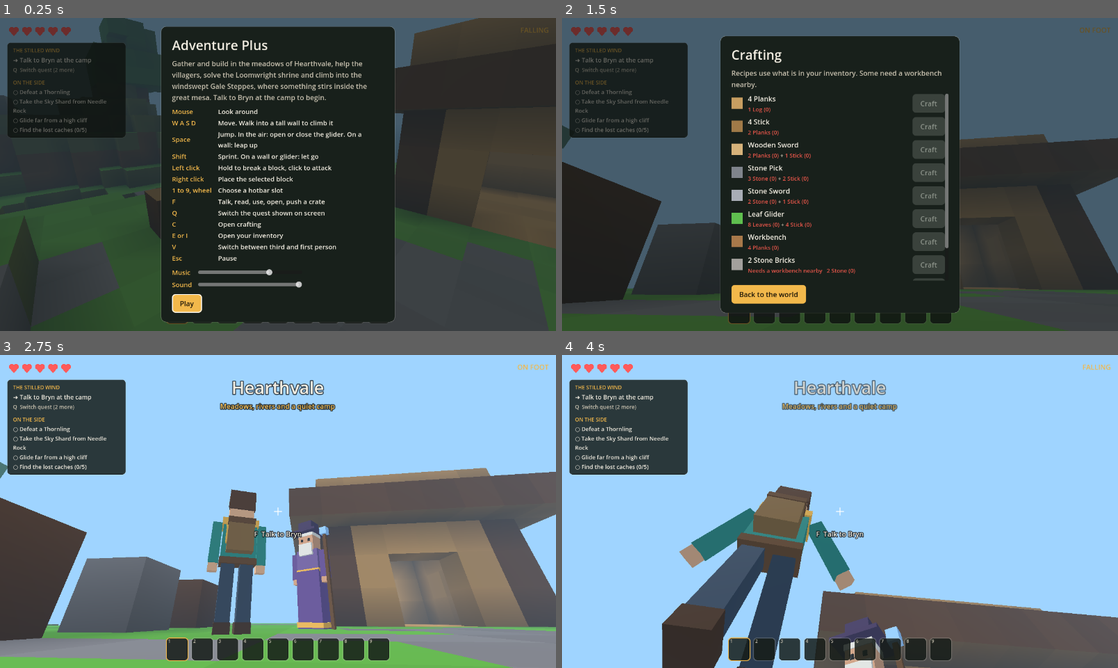
Above: before the commit, frames 1-4 (two rows, left to right).
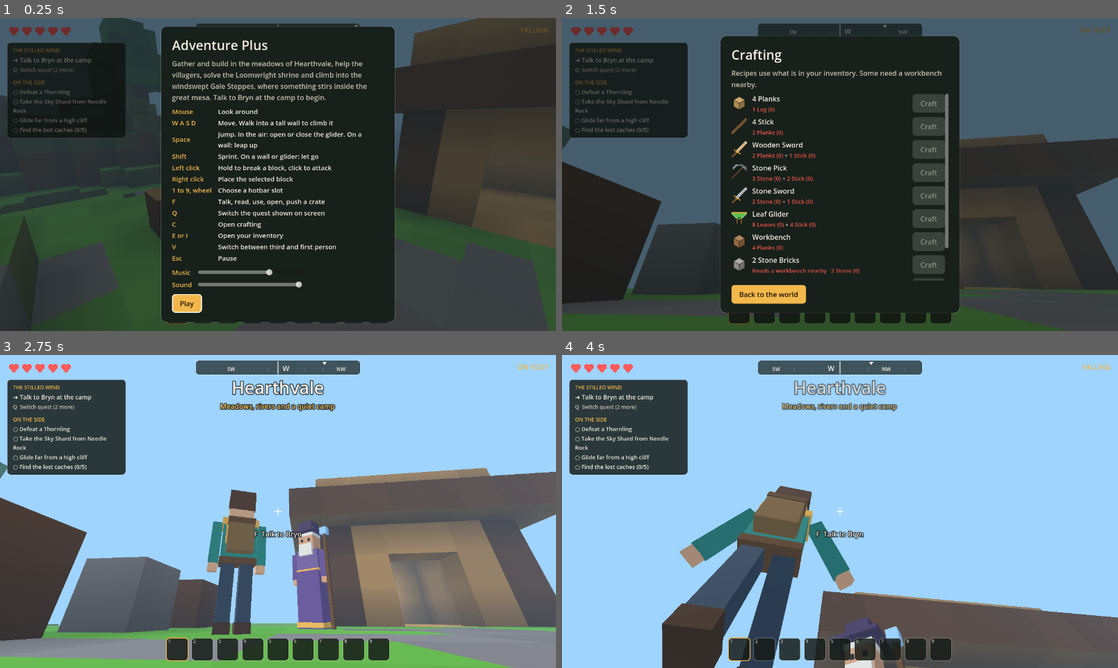
Above: after the commit, the same moments.

Repository: andrewsmith4501-oss/adventure-plus
Game: Godot game, scene res://main.tscn
Two runs of this game, one before a commit and one after it. Both use one fixed random seed, a clock stepped at 60 frames per second and the inputs below.
Inputs (mouse positions are in pixels of both pictures, inside the frame that each line leads up to):
- Up to frame 1 (0.25 s): no input
- Up to frame 2 (1.5 s): click "Play" at 0.5 s; tap Enter at 1.25 s; move the mouse to (867, 174) at 1.27 s; hold W from 1.28 s (still down); tap C at 1.35 s; click (867, 174) at 1.42 s
- Up to frame 3 (2.75 s): tap Space at 1.52 s; release W at 2 s; click "Back to the world" at 2 s
- Up to frame 4 (4 s): tap Space at 2.75, 3.02 s; move the mouse to (812, 511) at 2.77 s; hold W 2.78-3.5 s; tap E at 2.85 s; click (812, 511) at 2.92 s; click "Back to the world" at 3.5 s

The runs differ from the first frame. In frame 1, 0.3% of the frame differs, in the area x 35-65%, y 1-3%; in frame 2, 3.1%, in the area x 30-65%, y 1-82%; in frame 3, 1.3%; in frame 4, 1.3%.

Commit message:
Draw tool icons and add a compass strip
Hotbar, inventory and crafting now show pixel-art sprites for tools and
items and small cubes for blocks. A compass at the top of the screen
shows the heading, a camp marker and a marker for the tracked quest.

Co-Authored-By: Claude Opus 5.5 <noreply@anthropic.com>
Claude-Session: https://claude.ai/code/session_01PrQutiNcM2AJDduNbmEftg

Diff:
--- a/scripts/game.gd
+++ b/scripts/game.gd
@@ -488,6 +488,8 @@
 			"need": "Already crafted" if owned else " + ".join(parts).replace("nearby[/color] + ", "nearby[/color]   "),
 			"ok": ok,
 			"color": items[out]["color"],
+			"id": out,
+			"item": items[out],
 		})
 	return rows
 
@@ -1026,6 +1028,7 @@
 	if player.wind.length() > 1.0:
 		state = "Gust!"
 	hud.set_state(state)
+	hud.set_compass(-player.cam_yaw, _compass_markers())
 	_beacon_mat.albedo_color.a = 0.2 + sin(_time * 2.0) * 0.08
 
 	# Wind rushing past while gliding.
@@ -1033,6 +1036,39 @@
 	if running and player.mode == "glide":
 		glide_level = clampf(player.vel.length() / 14.0, 0.2, 0.7)
 	audio.set_loop("glide_wind", glide_level)
+
+
+## Where the tracked quest wants you to go next, or null.
+func _quest_target():
+	var title: String = quests[tracked]["title"]
+	if title == "The Stilled Wind":
+		if not done.has("talk") or done.has("node"):
+			return bryn.pos
+		return Vector3(World.HOLLOW_X0 - 6, World.HOLLOW_FY, World.MESA_CZ)
+	if title == "A Bridge for Wren":
+		if done.has("bridge") and done.has("wren_talk") or not done.has("wren_talk"):
+			return wren.pos
+		var a: Vector2i = world.ford["a"]
+		return Vector3(a.x + 3, 0, a.y)
+	if title == "The Hearthroot Shrine" and not done.has("shrine_chest"):
+		if not done.has("shrine_find"):
+			return Vector3(World.SHRINE_X0 - 5, World.SHRINE_FY, (World.SHRINE_Z0 + World.SHRINE_Z1) / 2.0)
+		return null
+	return null
+
+
+func _bearing(to: Vector3) -> float:
+	return atan2(to.x - player.pos.x, -(to.z - player.pos.z))
+
+
+func _compass_markers() -> Array:
+	var out := [{"bearing": _bearing(Vector3(World.CAMP_X, 0, World.CAMP_Z)), "color": Color("f4efe3"), "label": "Camp"}]
+	var t = _quest_target()
+	if t != null:
+		var tv: Vector3 = t
+		if Vector2(tv.x - player.pos.x, tv.z - player.pos.z).length() > 4.0:
+			out.append({"bearing": _bearing(tv), "color": Color("f2b84b"), "label": "Quest"})
+	return out
 
 
 func _update_region(dt: float) -> void:
--- a/scripts/hud.gd
+++ b/scripts/hud.gd
@@ -49,7 +49,194 @@
 			draw_arc(c, 17.0, -PI / 2.0, -PI / 2.0 + TAU * value, 40, col, 6.0, true)
 
 
+## A small picture of an item: a little cube for blocks, pixel art for tools.
+class ItemIcon extends Control:
+	var id := ""
+	var color := Color.WHITE
+	var is_block := false
+
+	# 12x12 pixel art. b = the item's colour, e = a lighter edge,
+	# g = brass guard, h = wooden handle, d = darker shade.
+	const ART := {
+		"wsword": [
+			"..........ee",
+			".........ebe",
+			"........ebb.",
+			".......ebb..",
+			"......ebb...",
+			".....ebb....",
+			"..g.ebb.....",
+			"...gbb......",
+			"...hgg......",
+			"..hh..g.....",
+			".hh.........",
+			"hh..........",
+		],
+		"spick": [
+			"...eebbbb...",
+			"..eb....bbd.",
+			".eb.....hbbd",
+			".b.....h..bd",
+			"......h....d",
+			".....h......",
+			"....h.......",
+			"...h........",
+			"..h.........",
+			".h..........",
+			"h...........",
+			"............",
+		],
+		"stick": [
+			"..........hh",
+			".........hhd",
+			"........hhd.",
+			".......hhd..",
+			"......hhd...",
+			".....hhd....",
+			"....hhd.....",
+			"...hhd......",
+			"..hhd.......",
+			".hhd........",
+			"hhd.........",
+			"hd..........",
+		],
+		"glider": [
+			"............",
+			"gggggggggggg",
+			"ebbbbbbbbbbe",
+			".ebbbbbbbbe.",
+			"..ebbbbbbe..",
+			"...ebddbe...",
+			"....hddh....",
+			"....h..h....",
+			"....h..h....",
+			"....h..h....",
+			"............",
+			"............",
+		],
+		"shard": [
+			".....ee.....",
+			"....ebbd....",
+			"....ebbd....",
+			"...ebbbbd...",
+			"...ebbbbd...",
+			"..ebbbbbbd..",
+			"..ebbbbbbd..",
+			"...ebbbbd...",
+			"...ebbbbd...",
+			"....ebbd....",
+			"....ebbd....",
+			".....dd.....",
+		],
+	}
+
+	func _init(item_id: String, item: Dictionary) -> void:
+		id = item_id
+		color = item["color"]
+		is_block = item.has("block")
+		mouse_filter = Control.MOUSE_FILTER_IGNORE
+		size = Vector2(36, 36)
+		custom_minimum_size = size
+
+	func _draw() -> void:
+		var art_id := id
+		if id == "ssword":
+			art_id = "wsword"
+		if ART.has(art_id):
+			_pixels(ART[art_id])
+		else:
+			_cube()
+
+	func _pixels(rows: Array) -> void:
+		var px := size.x / 12.0
+		var pal := {
+			"b": color,
+			"e": color.lightened(0.35),
+			"d": color.darkened(0.35),
+			"g": Color("d9a63a"),
+			"h": Color("7a5432"),
+		}
+		# A soft shadow first, then the pixels.
+		for pass_i in 2:
+			for y in rows.size():
+				var row: String = rows[y]
+				for x in row.length():
+					var ch := row[x]
+					if ch == ".":
+						continue
+					var c: Color = pal[ch]
+					var at := Vector2(x * px, y * px)
+					if pass_i == 0:
+						draw_rect(Rect2(at + Vector2(1.5, 1.5), Vector2(px, px)), Color(0, 0, 0, 0.35))
+					else:
+						draw_rect(Rect2(at, Vector2(px + 0.3, px + 0.3)), c)
+
+	func _cube() -> void:
+		var w := size.x
+		var c := Vector2(w / 2.0, w / 2.0)
+		var r := w * 0.42
+		var top := c + Vector2(0, -r)
+		var left := c + Vector2(-r * 0.87, -r * 0.5)
+		var right := c + Vector2(r * 0.87, -r * 0.5)
+		var mid := c
+		var bl := c + Vector2(-r * 0.87, r * 0.5)
+		var br := c + Vector2(r * 0.87, r * 0.5)
+		var bot := c + Vector2(0, r)
+		draw_colored_polygon(PackedVector2Array([top, right, mid, left]), color.lightened(0.12))
+		draw_colored_polygon(PackedVector2Array([left, mid, bot, bl]), color.darkened(0.12))
+		draw_colored_polygon(PackedVector2Array([mid, right, br, bot]), color.darkened(0.3))
+		var edge := Color(0, 0, 0, 0.35)
+		draw_polyline(PackedVector2Array([top, right, br, bot, bl, left, top]), edge, 1.0, true)
+		draw_line(mid, bot, edge, 1.0, true)
+		draw_line(left, mid, edge, 1.0, true)
+		draw_line(mid, right, edge, 1.0, true)
+
+
+## A compass strip: the way the camera faces is in the middle, with the
+## points of the compass and markers for the camp and the current quest.
+class Compass extends Control:
+	var heading := 0.0  # radians, clockwise from north
+	## [{"bearing": radians, "color": Color, "label": String}]
+	var markers: Array = []
+	const SPAN := PI * 0.75  # visible range across the whole strip
+
+	func _x_for(bearing: float) -> float:
+		var rel := fposmod(bearing - heading + PI, TAU) - PI
+		return size.x / 2.0 + rel / (SPAN / 2.0) * (size.x / 2.0)
+
+	func _draw() -> void:
+		var font := get_theme_default_font()
+		var bg := StyleBoxFlat.new()
+		bg.bg_color = Color(0.086, 0.11, 0.094, 0.7)
+		bg.set_corner_radius_all(8)
+		bg.border_color = Color(0.957, 0.937, 0.89, 0.18)
+		bg.set_border_width_all(1)
+		draw_style_box(bg, Rect2(Vector2.ZERO, size))
+		var names := {0: "N", 45: "NE", 90: "E", 135: "SE", 180: "S", 225: "SW", 270: "W", 315: "NW"}
+		for deg in range(0, 360, 15):
+			var x := _x_for(deg_to_rad(deg))
+			if x < 8.0 or x > size.x - 8.0:
+				continue
+			if names.has(deg):
+				var txt: String = names[deg]
+				var fs := 16 if txt.length() == 1 else 12
+				var col := Color("f2b84b") if deg == 0 else Color("f4efe3")
+				var tw := font.get_string_size(txt, HORIZONTAL_ALIGNMENT_LEFT, -1, fs).x
+				draw_string(font, Vector2(x - tw / 2.0, size.y - 9.0), txt, HORIZONTAL_ALIGNMENT_LEFT, -1, fs, col)
+			else:
+				draw_line(Vector2(x, size.y - 16.0), Vector2(x, size.y - 9.0), Color(1, 1, 1, 0.35), 1.0)
+		for m in markers:
+			var x := _x_for(m["bearing"])
+			var col: Color = m["color"]
+			var clamped := clampf(x, 10.0, size.x - 10.0)
+			var y := 4.0
+			draw_colored_polygon(PackedVector2Array([Vector2(clamped - 5, y), Vector2(clamped + 5, y), Vector2(clamped, y + 7)]), col)
+		# The middle line: where you're facing.
+		draw_line(Vector2(size.x / 2.0, 2.0), Vector2(size.x / 2.0, size.y - 2.0), Color(1, 1, 1, 0.8), 2.0)
+
+
 var root: Control
+var compass: Compass
 var hearts: Hearts
 var ring: Ring
 var state_label: Label
@@ -110,6 +297,11 @@
 	hearts.mouse_filter = Control.MOUSE_FILTER_IGNORE
 	_place(hearts, 0, 0, 0, 0, 16, 14, 260, 46)
 	root.add_child(hearts)
+
+	compass = Compass.new()
+	compass.mouse_filter = Control.MOUSE_FILTER_IGNORE
+	_place(compass, 0.5, 0, 0.5, 0, -190, 12, 190, 46)
+	root.add_child(compass)
 
 	state_label = Label.new()
 	state_label.add_theme_color_override("font_color", ACCENT)
@@ -402,11 +594,8 @@
 
 
 func _add_stack(p: Control, s, items: Dictionary) -> void:
-	var icon := ColorRect.new()
-	icon.color = items[s["id"]]["color"]
-	icon.position = Vector2(12, 12)
-	icon.size = Vector2(28, 28)
-	icon.mouse_filter = Control.MOUSE_FILTER_IGNORE
+	var icon := ItemIcon.new(s["id"], items[s["id"]])
+	icon.position = Vector2(8, 8)
 	p.add_child(icon)
 	var n: int = s["n"]
 	if n > 1:
@@ -535,6 +724,13 @@
 			goals_box.add_child(_label(("✓ " if d else "○ ") + str(g["text"]), 13, INK_DIM if d else INK, true))
 
 
+## heading: radians clockwise from north. markers: see Compass.
+func set_compass(heading: float, markers: Array) -> void:
+	compass.heading = heading
+	compass.markers = markers
+	compass.queue_redraw()
+
+
 func set_prompt(text: String) -> void:
 	prompt_label.text = text
 
@@ -578,9 +774,7 @@
 		var row: Dictionary = rows[i]
 		var hb := HBoxContainer.new()
 		hb.add_theme_constant_override("separation", 12)
-		var sw := ColorRect.new()
-		sw.color = row["color"]
-		sw.custom_minimum_size = Vector2(26, 26)
+		var sw := ItemIcon.new(row["id"], row["item"])
 		sw.size_flags_vertical = Control.SIZE_SHRINK_CENTER
 		hb.add_child(sw)
 		var info := VBoxContainer.new()
--- a/tests/playtest.gd
+++ b/tests/playtest.gd
@@ -360,7 +360,13 @@
 			shot("28_inventory")
 			game._resume()
 			check(game.cursor == null and game.count("bricks") == 5, "closing returns the held stack")
-			check(not game.hud.screens["inv"].visible, "inventory closed")],
+			check(not game.hud.screens["inv"].visible, "inventory closed")
+			# Compass: facing east (yaw -PI/2) reads a heading of 90 degrees.
+			game.player.cam_yaw = -PI / 2],
+		[5, func():
+			check(absf(rad_to_deg(game.hud.compass.heading) - 90.0) < 1.0, "compass reads east (%.1f)" % rad_to_deg(game.hud.compass.heading))
+			check(game.hud.compass.markers.size() >= 1, "compass has a camp marker")
+			shot("29_compass_tools")],
 		[1, func():
 			print("RESULT fails=%d" % fails)
 			quit(1 if fails > 0 else 0)],
